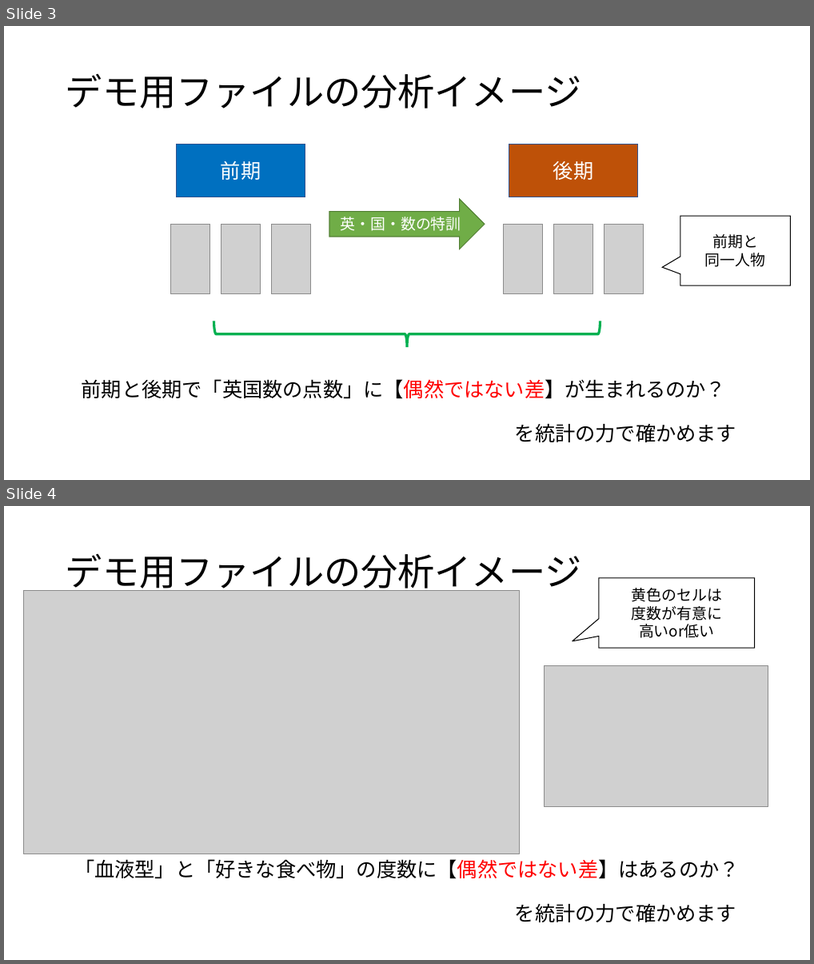
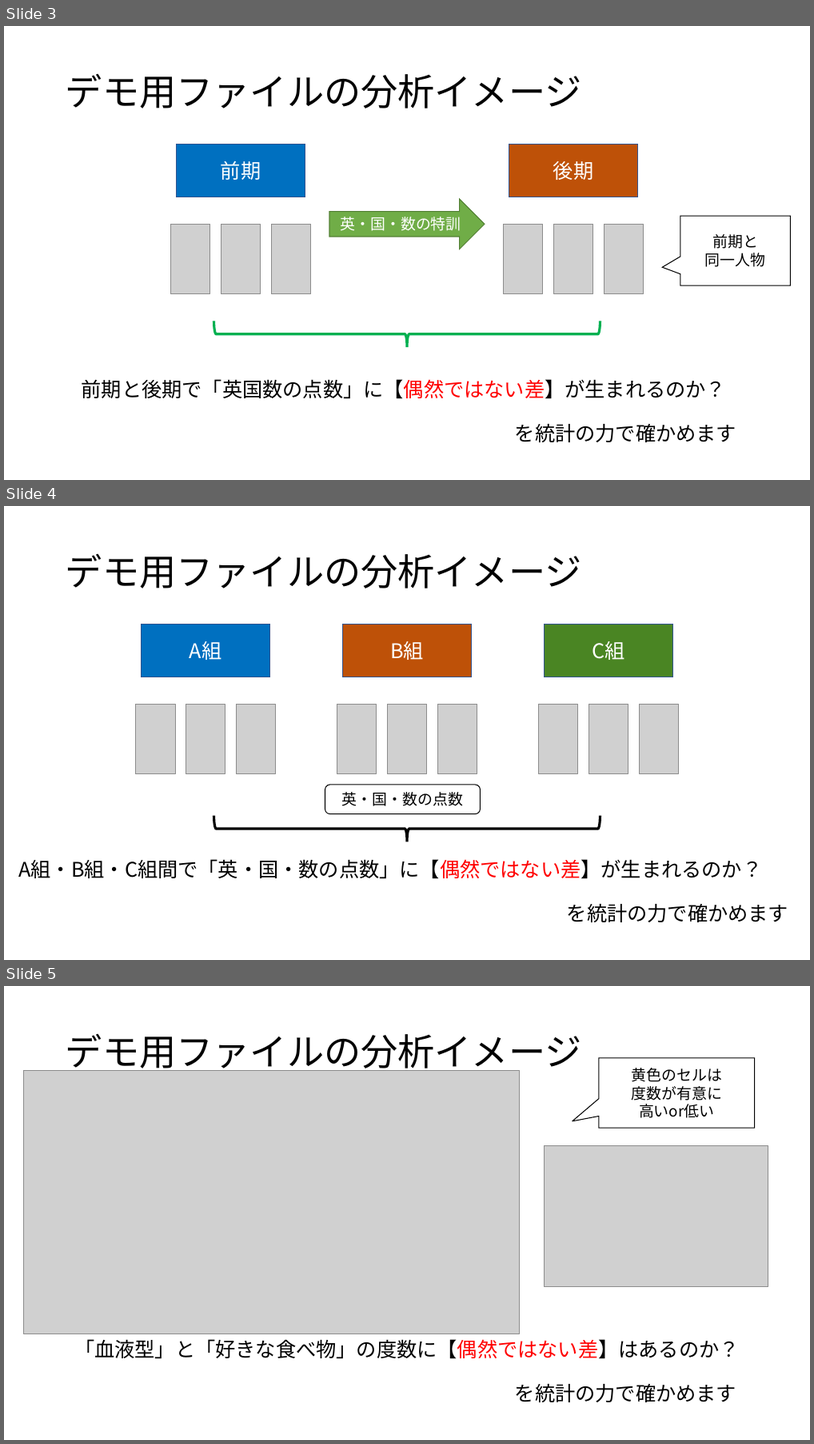
Before and after one commit to itou-daiki/easy_stat, a slide deck: 分析イメージ.pptx. Shown one above the other, each under a label of ours: slides 3 and 4 before the commit, slides 3, 4 and 5 after it. The pictures are 814x964 and 814x1444 pixels, drawn with LibreOffice and Linux fonts; fonts in the diff are those of the drawing; grey boxes stand for pictures. Boxes give left, top, right and bottom in pixels: in the first picture for what was removed or moved away, otherwise in the second. Text is boxed around its words. In the diff, an @@ line names an element or a change of style, - is before the commit and + after.

```diff
--- a/分析イメージ.pptx
+++ b/分析イメージ.pptx
@@ slide 4 added at (4, 506, 810, 960), background #FFFFFF @@
@@ title added at (66, 554, 582, 588), 44 pt, text #000000 @@
+デモ用ファイルの分析イメージ
@@ group added at (136, 624, 678, 774): 9 pictures, 3 rectangles @@
+A組
+B組
+C組
@@ rounded rectangle added at (326, 784, 481, 814), fill #FFFFFF, outline #000000 1 pt, 18 pt, text #000000 @@
+英・国・数の点数
@@ right brace added at (214, 816, 601, 842), outline #000000 3 pt @@
@@ text added at (18, 859, 762, 879), 24 pt, text #000000 @@
+A組・B組・C組間で「英・国・数の点数」に【偶然ではない差】が生まれるのか？
@@ text added at (567, 903, 789, 922), 24 pt, text #000000 @@
+を統計の力で確かめます
@@ what was slide 4 is now slide 5 @@
```
Also in this commit, not shown: 3 other files.
